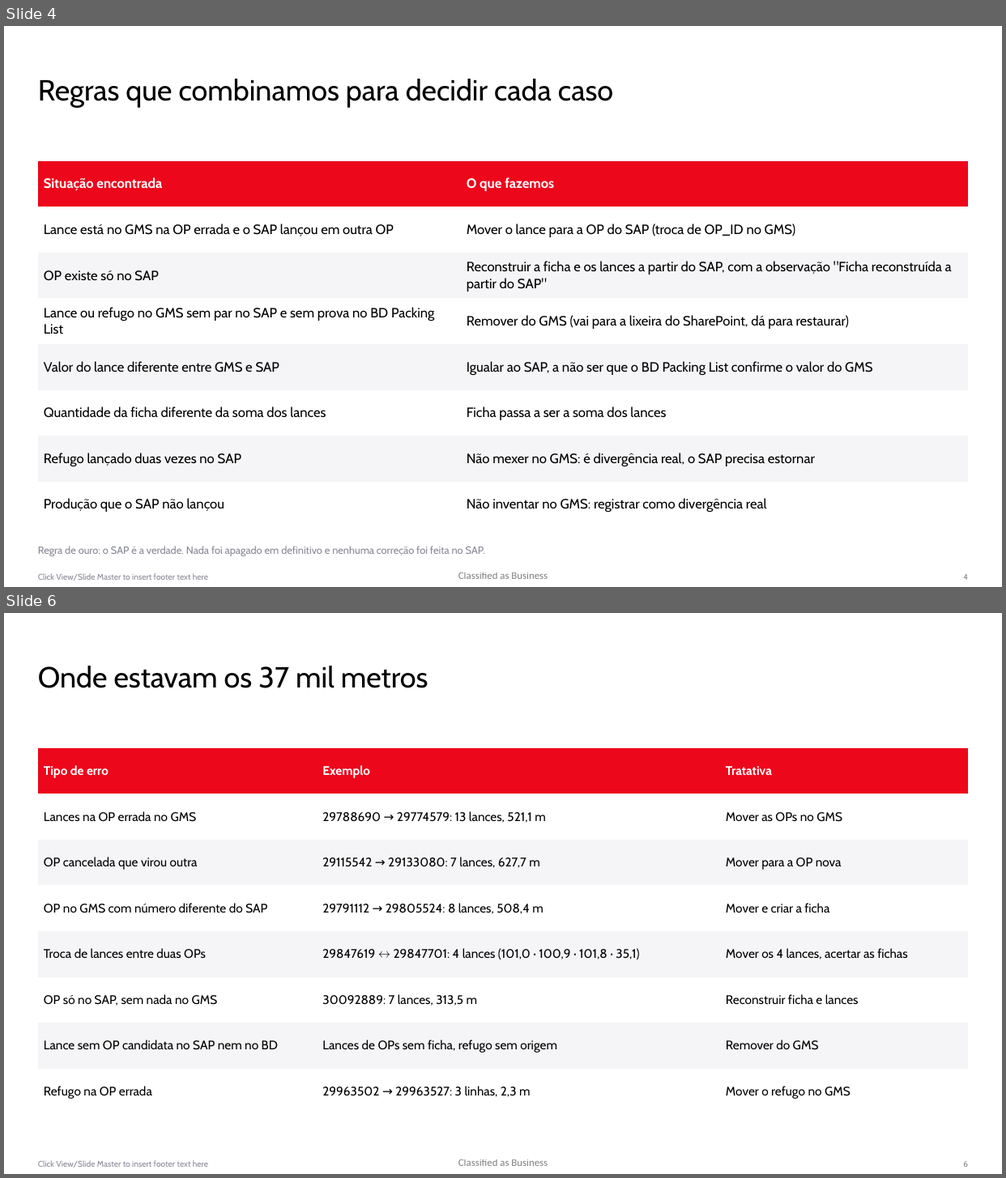
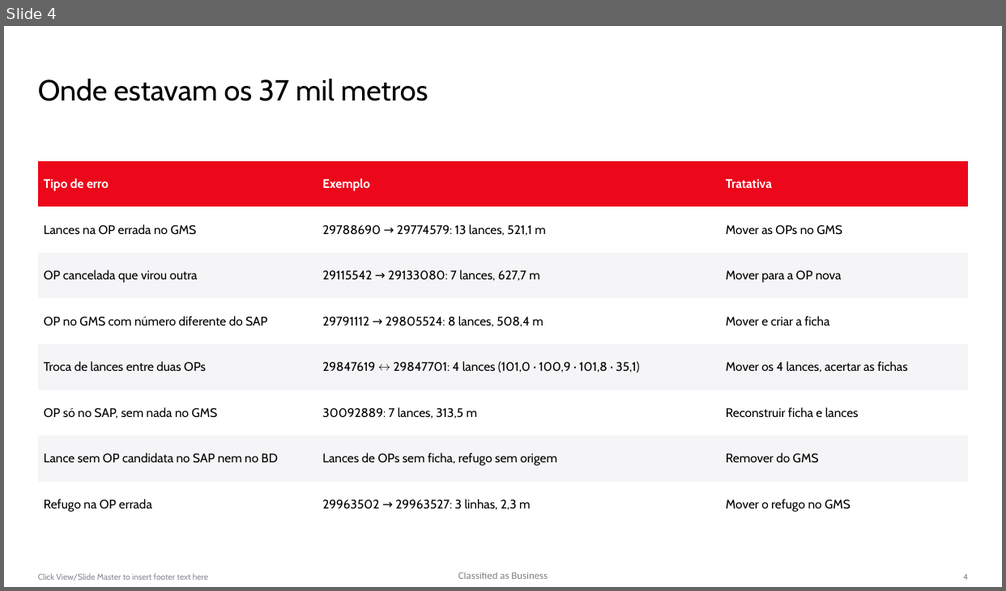
Before and after one commit to WilliamNRAmorim/Projetos, a slide deck: Producao_GMS_x_MB51/Apresentação/Tratativas_GMS_x_SAP.pptx. Shown one above the other, each under a label of ours: slides 4 and 6 before the commit, slide 4 after it; the slides between them are not shown. The pictures are 1006x1178 and 1006x591 pixels, drawn with LibreOffice and Linux fonts; fonts in the diff are those of the drawing; background and template pictures are left out. Boxes give left, top, right and bottom in pixels: in the first picture for what was removed or moved away, otherwise in the second. Text is boxed around its words. In the diff, an @@ line names an element or a change of style, - is before the commit and + after.

```diff
--- a/Producao_GMS_x_MB51/Apresentação/Tratativas_GMS_x_SAP.pptx
+++ b/Producao_GMS_x_MB51/Apresentação/Tratativas_GMS_x_SAP.pptx
@@ slide 4 removed at [4,26,1002,587], background #FFFFFF; not listed: 3 template elements that a slide beside it also shows @@
@@ title removed at [38,79,613,108] @@
-Regras que combinamos para decidir cada caso
@@ table removed at [38,160,968,527], 8 rows, 2 columns @@
-Situação encontrada | O que fazemos
-Lance está no GMS na OP errada e o SAP lançou em outra OP | Mover o lance para a OP do SAP (troca de OP_ID no GMS)
-OP existe só no SAP | Reconstruir a ficha e os lances a partir do SAP, com a observação "Ficha reconstruída a partir do SAP"
-Lance ou refugo no GMS sem par no SAP e sem prova no BD Packing List | Remover do GMS (vai para a lixeira do SharePoint, dá para restaurar)
-Valor do lance diferente entre GMS e SAP | Igualar ao SAP, a não ser que o BD Packing List confirme o valor do GMS
-Quantidade da ficha diferente da soma dos lances | Ficha passa a ser a soma dos lances
-Refugo lançado duas vezes no SAP | Não mexer no GMS: é divergência real, o SAP precisa estornar
-Produção que o SAP não lançou | Não inventar no GMS: registrar como divergência real
@@ text removed at [38,546,485,557] @@
-Regra de ouro: o SAP é a verdade. Nada foi apagado em definitivo e nenhuma correção foi feita no SAP.
@@ what was slide 6 is now slide 4 @@
@@ page number at [963,574,968,580]: text changed @@
-6
+4
```
Also in this commit, not shown: 4 slides changed, 4 other slides removed, 4 other files.
